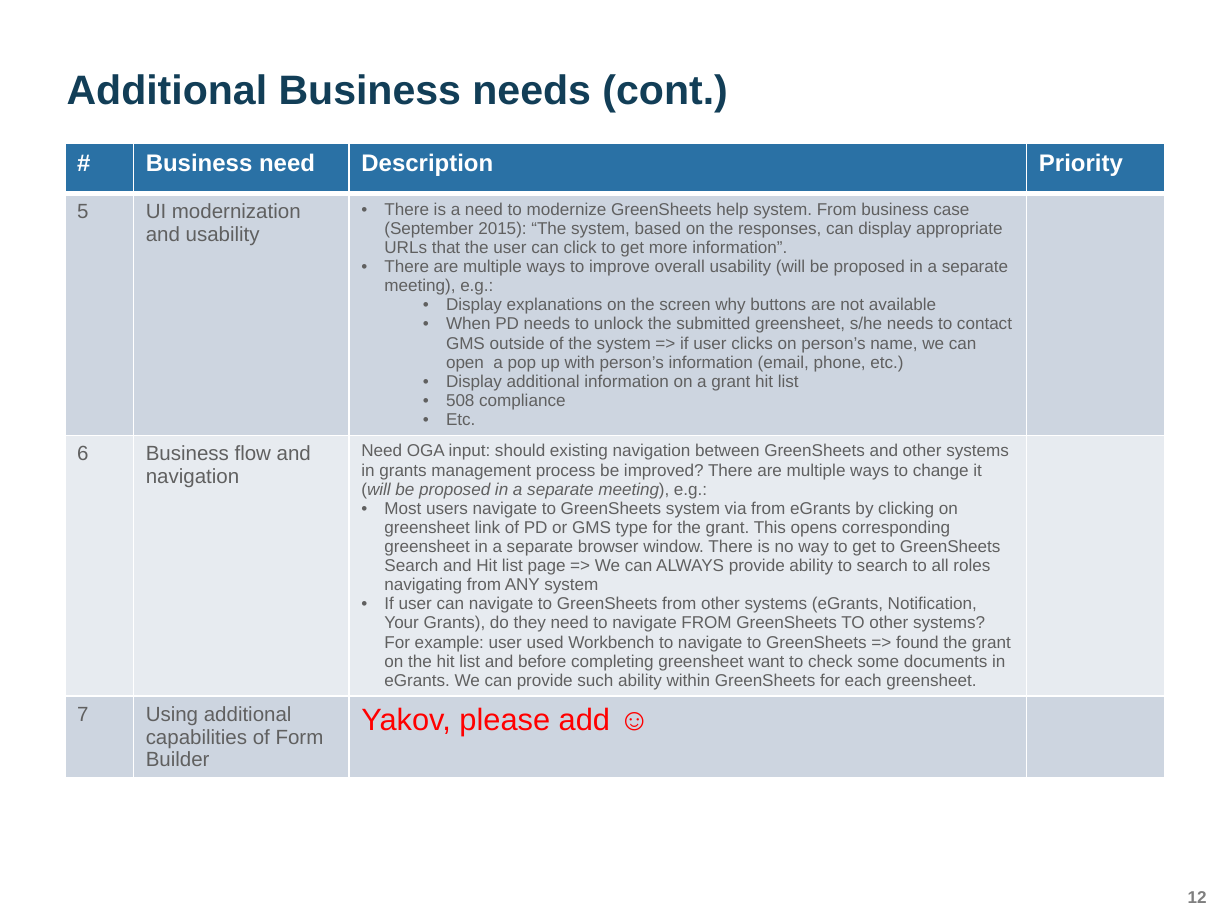
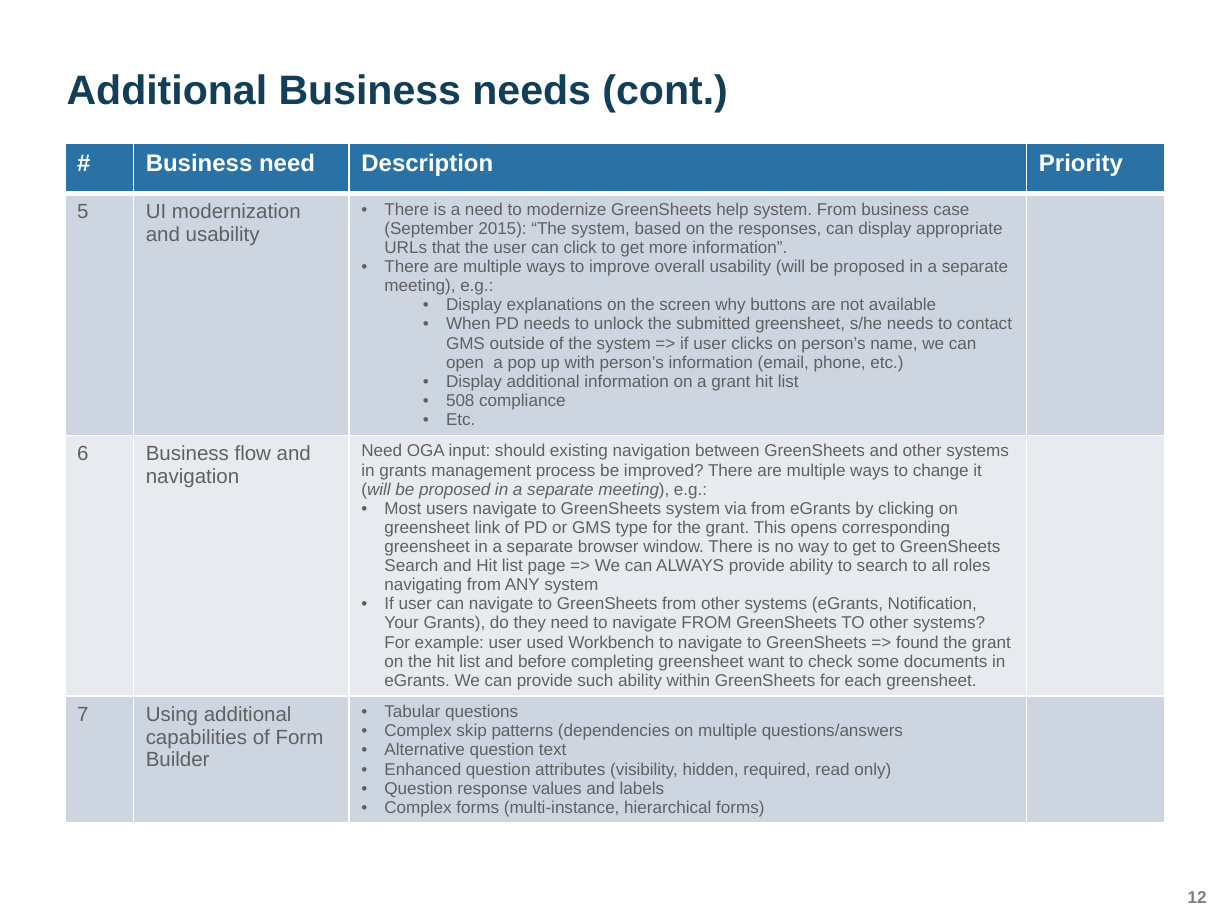
Before and after one commit to yaoh4/greensheets_classic, a slide deck: slide 12 of Requirements/Presentations/GreenSheets OGA presentation.pptx. Drawn at 1232x924 pixels with LibreOffice and Linux fonts; fonts in the diff are those of the drawing; background and template pictures are left out. Boxes give left, top, right and bottom in pixels: in the first picture for what was removed or moved away, otherwise in the second. Text is boxed around its words. In the diff, an @@ line names an element or a change of style, - is before the commit and + after.

```diff
--- a/Requirements/Presentations/GreenSheets OGA presentation.pptx
+++ b/Requirements/Presentations/GreenSheets OGA presentation.pptx
@@ table at (65,144,1165,867) @@
-row 4, column 3: Yakov, please add ☺
+row 4, column 3: Tabular questions / Complex skip patterns (dependencies on multiple questions/answers / Alternative question text / Enhanced question attributes (visibility, hidden, required, read only) / Question response values and labels / Complex forms (multi-instance, hierarchical forms)
```
Also in this commit, not shown: 1 other slide changed.
